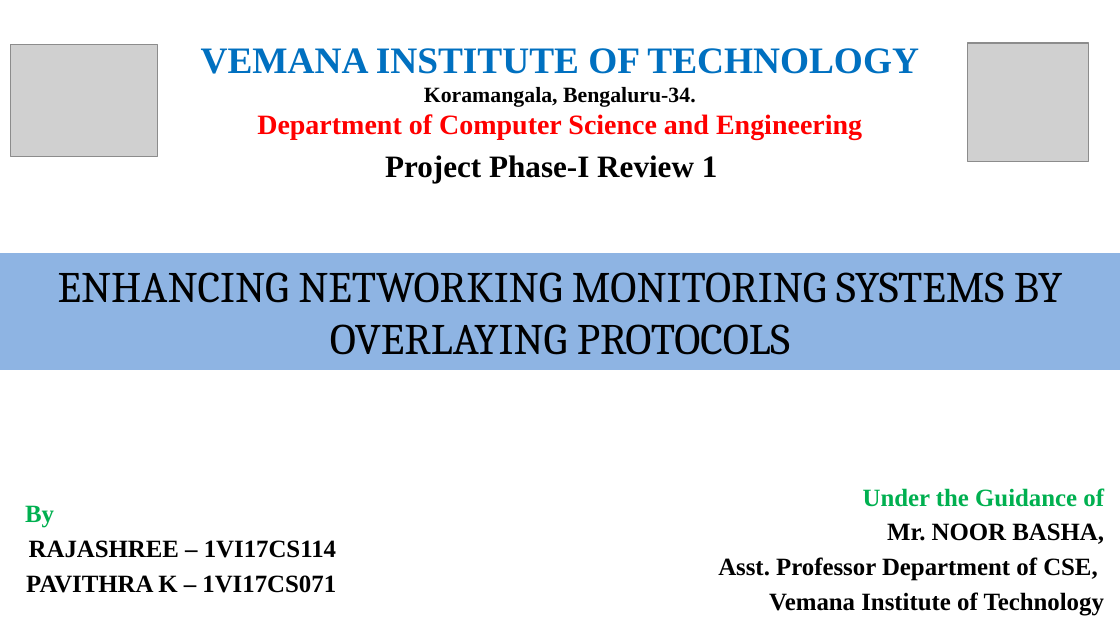
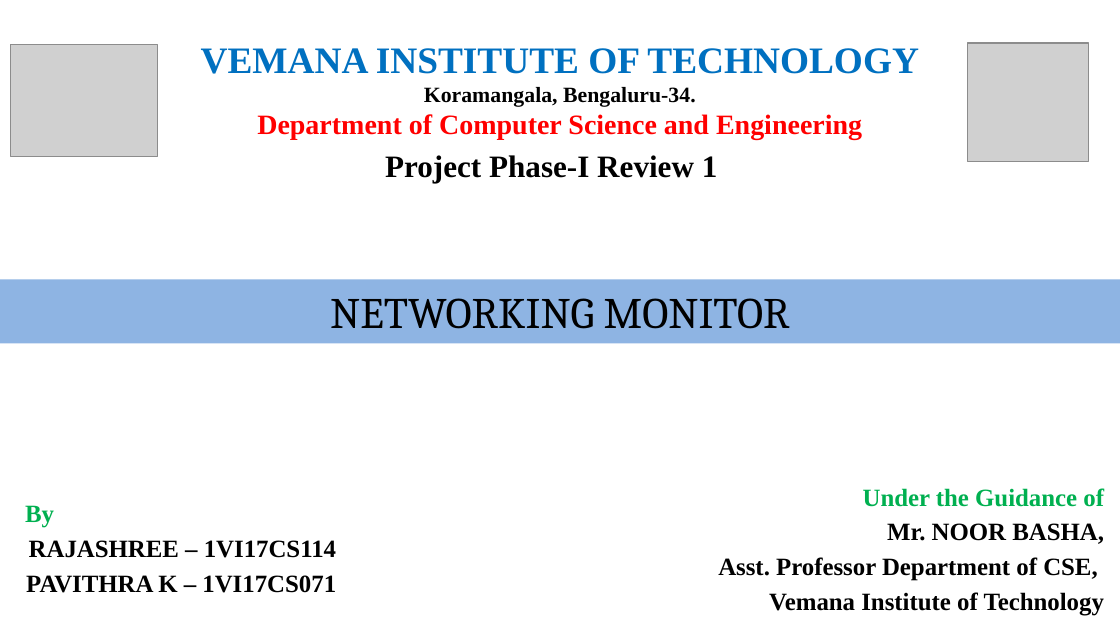
Before and after one commit to rajashreey841/network-monitor, a slide deck: slide 1 of PPT-Review-1.pptx. Drawn at 1120x630 pixels with LibreOffice and Linux fonts; fonts in the diff are those of the drawing; grey boxes stand for pictures. Boxes give left, top, right and bottom in pixels: in the first picture for what was removed or moved away, otherwise in the second. Text is boxed around its words. In the diff, an @@ line names an element or a change of style, - is before the commit and + after.

```diff
--- a/PPT-Review-1.pptx
+++ b/PPT-Review-1.pptx
@@ rectangle "NETWORKING MONITOR": place and size @@
-rectangle "NETWORKING MONITOR" at (0,253,1120,370)
+rectangle "NETWORKING MONITOR" at (0,279,1120,343)
@@ text in rectangle at (330,298,790,329): text changed @@
-ENHANCING NETWORKING MONITORING SYSTEMS BY OVERLAYING PROTOCOLS
+NETWORKING MONITOR
```
Also in this commit, not shown: 1 other slide changed, 17 other files.
